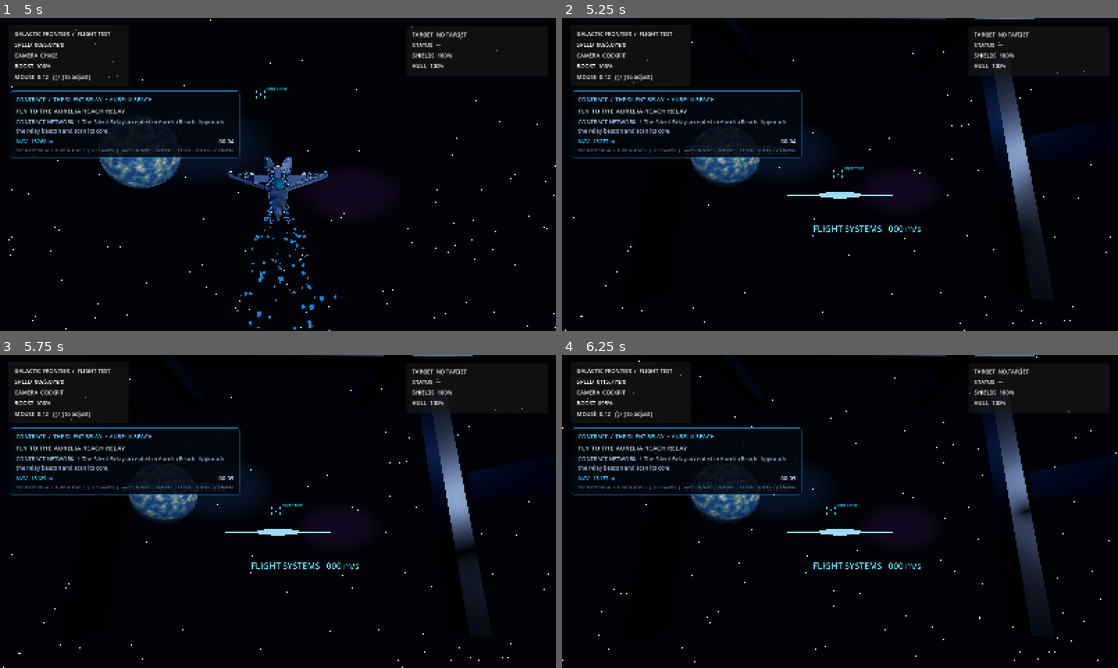
Above: before the commit, frames 1-4 (two rows, left to right).
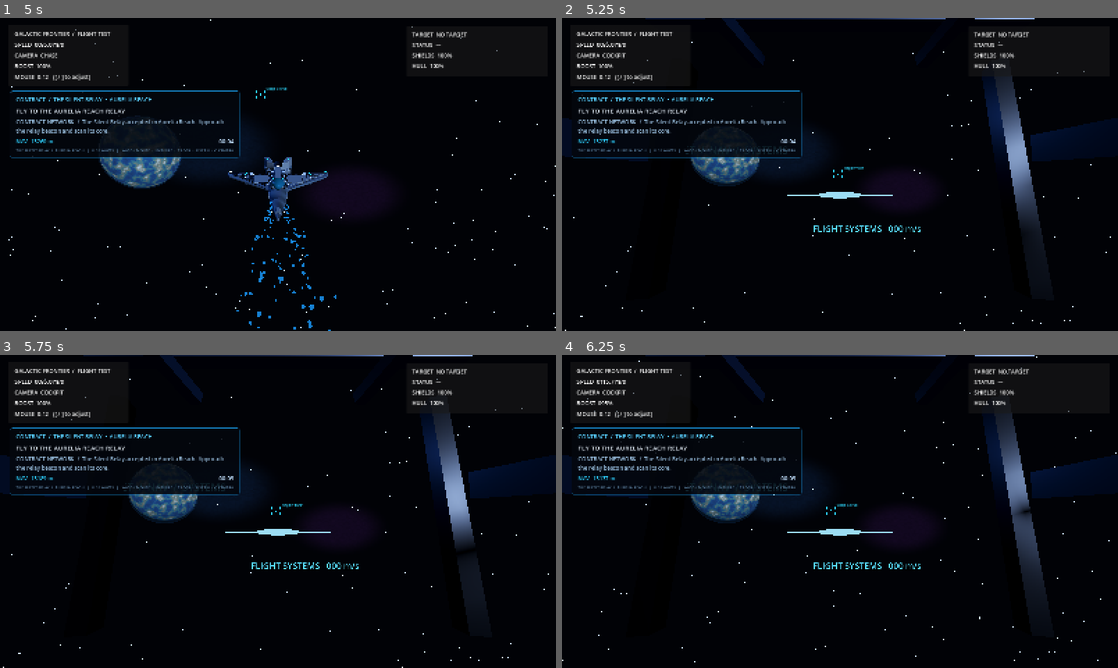
Above: after the commit, the same moments.

Repository: valdissor1990-ui/GALACTIC-FRONTIER
Game: Godot game, scene res://scenes/bootstrap/main.tscn
The game is run twice, just before and just after one commit, with the same random seed, the same clock (stepped at 60 frames per second) and the same inputs.
Inputs (mouse positions are in pixels of both pictures, inside the frame that each line leads up to):
- Up to frame 1 (5 s): click "NEW FLIGHT" at 0.5 s; tap Enter at 1.25 s; move the mouse to (305, 174) at 1.27 s; hold Shift (boost) 1.28-2.03 s; hold W (move_forward) from 1.28 s (still down); move the mouse to (250, 174) at 2.02 s; click (250, 174) at 2.1 s; move the mouse to (289, 168) at 2.77 s; hold F (scan) 2.78-3.53 s; move the mouse to (272, 180) at 3.52 s; tap Y (target_clear) at 3.6 s; move the mouse to (316, 177) at 4.27 s; hold T (target_lock) from 4.28 s (still down)
- Up to frame 2 (5.25 s): keep holding W (move_forward); move the mouse to (795, 171) at 5.02 s; release T (target_lock) at 5.03 s; tap C (toggle_camera) at 5.1 s
- Up to frame 3 (5.75 s): keep holding W (move_forward)
- Up to frame 4 (6.25 s): keep holding W (move_forward); move the mouse to (845, 511) at 5.77 s; hold Shift (boost) from 5.78 s (still down)

Frame 1 is identical in both runs. In frame 2, 0.4% of the frame differs, in the area x 15-85%, y 0-10%; in frame 3, 0.5%, in the area x 15-85%, y 0-16%; in frame 4, 0.5%.

Commit message:
visual: add subtle emissive cockpit canopy frame material

Diff:
--- a/scripts/visual/cockpit_interior.gd
+++ b/scripts/visual/cockpit_interior.gd
@@ -6,6 +6,7 @@
 var _screen: StandardMaterial3D
 var _amber: StandardMaterial3D
 var _white: StandardMaterial3D
+var _canopy_frame: StandardMaterial3D
 
 
 func _ready() -> void:
@@ -45,6 +46,13 @@
 	_white.emission_enabled = true
 	_white.emission = Color(0.16, 0.48, 0.72)
 	_white.emission_energy_multiplier = 0.75
+	_canopy_frame = StandardMaterial3D.new()
+	_canopy_frame.albedo_color = Color(0.075, 0.12, 0.18)
+	_canopy_frame.metallic = 0.58
+	_canopy_frame.roughness = 0.36
+	_canopy_frame.emission_enabled = true
+	_canopy_frame.emission = Color(0.018, 0.045, 0.075)
+	_canopy_frame.emission_energy_multiplier = 0.55
 
 
 func _build_dashboard() -> void:
@@ -70,9 +78,9 @@
 	# intersecting the camera or disappearing behind it.
 	for side in [-1.0, 1.0]:
 		_box("Forward canopy pillar %s" % side, Vector3(side * 0.77, 0.28, -2.62), Vector3(0.075, 1.05, 0.09), _armor, Vector3(-13.0, side * -7.0, 0.0))
-		_box("Side canopy rail %s" % side, Vector3(side * 0.91, 0.36, -0.55), Vector3(0.09, 0.12, 4.15), _panel, Vector3(0.0, 0.0, side * 4.0))
-		_box("Upper canopy brace %s" % side, Vector3(side * 0.46, 0.82, -2.28), Vector3(0.055, 0.055, 0.78), _panel, Vector3(-8.0, side * 12.0, 0.0))
-	_box("Canopy cross member", Vector3(0.0, 0.88, -2.55), Vector3(1.55, 0.05, 0.07), _armor)
+		_box("Side canopy rail %s" % side, Vector3(side * 0.91, 0.36, -0.55), Vector3(0.09, 0.12, 4.15), _canopy_frame, Vector3(0.0, 0.0, side * 4.0))
+		_box("Upper canopy brace %s" % side, Vector3(side * 0.46, 0.82, -2.28), Vector3(0.055, 0.055, 0.78), _canopy_frame, Vector3(-8.0, side * 12.0, 0.0))
+	_box("Canopy cross member", Vector3(0.0, 0.88, -2.55), Vector3(1.55, 0.05, 0.07), _canopy_frame)
 	_box("Rear canopy arch", Vector3(0.0, 0.46, 0.42), Vector3(1.72, 0.12, 0.10), _panel)
 
 
